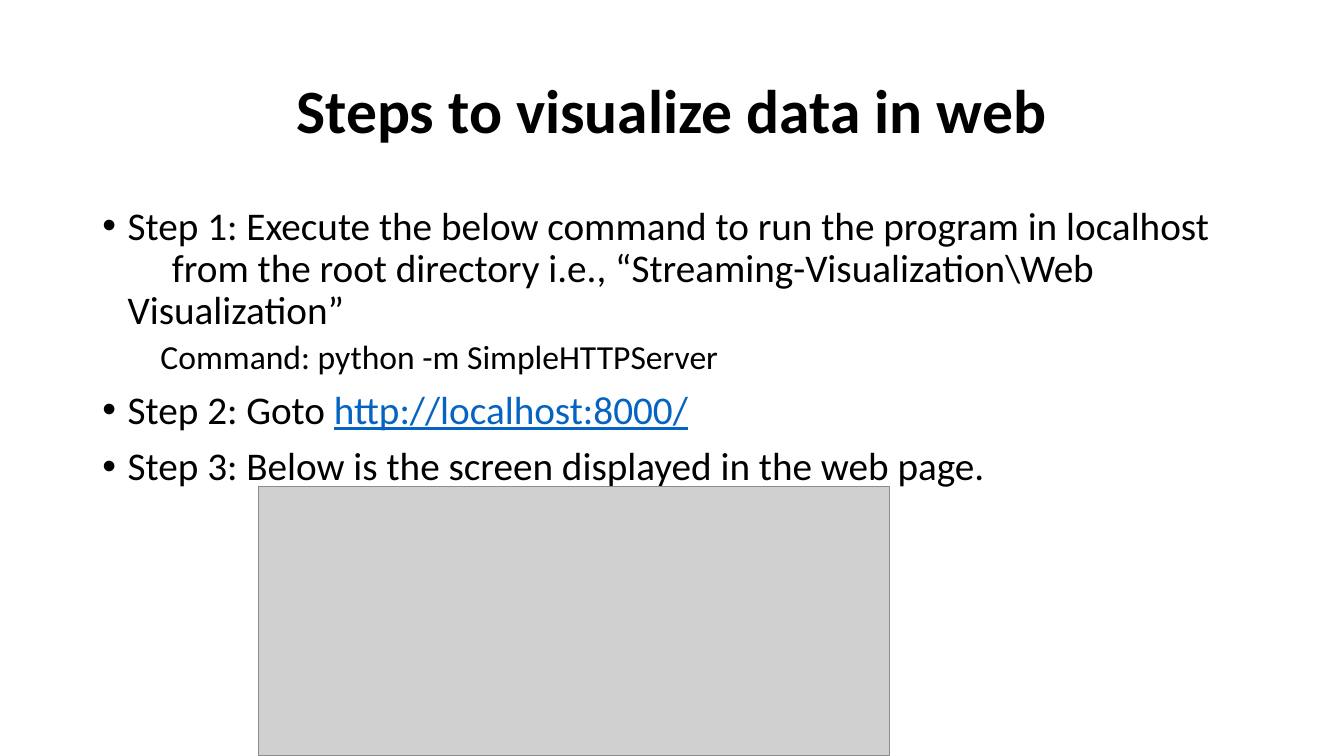
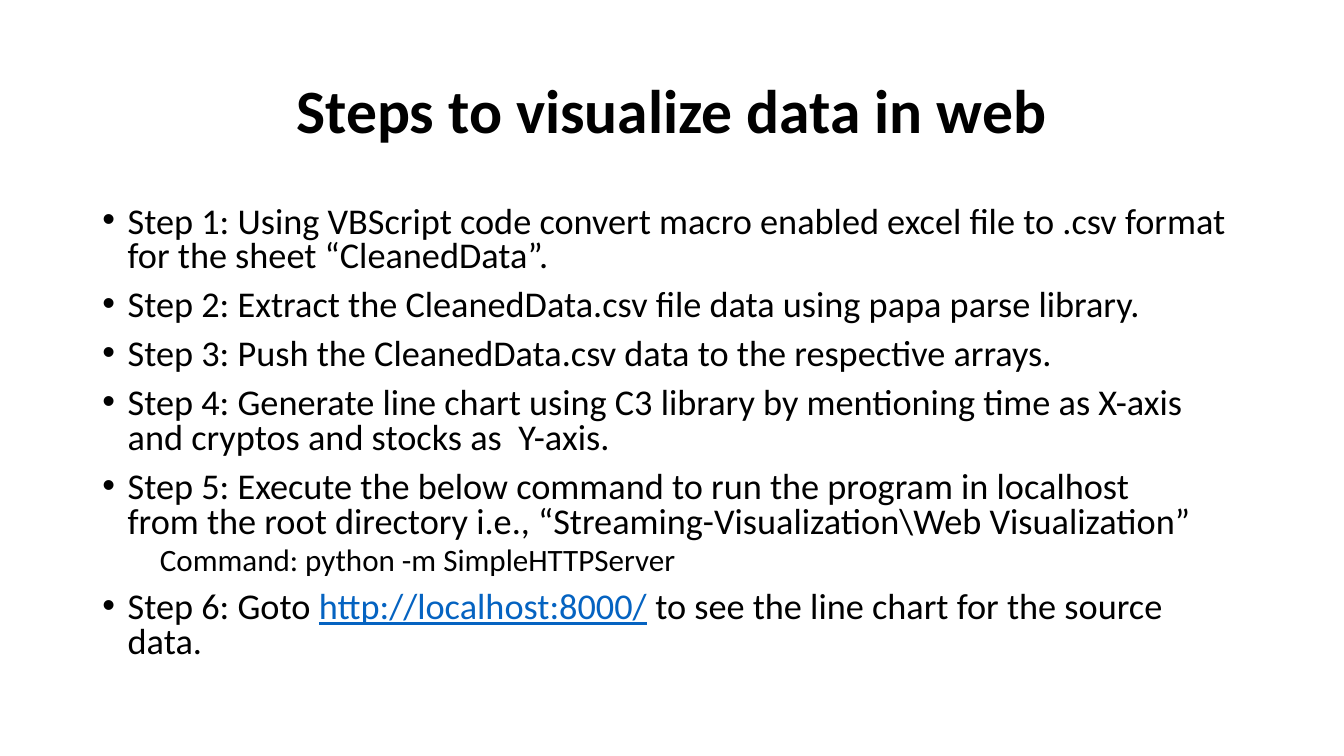
Before and after one commit to bandiajay/DataStreamingVisualization, a slide deck: slide 3 of Video_PPT.pptx. Drawn at 1344x756 pixels with LibreOffice and Linux fonts; fonts in the diff are those of the drawing; grey boxes stand for pictures. Boxes give left, top, right and bottom in pixels: in the first picture for what was removed or moved away, otherwise in the second. Text is boxed around its words. In the diff, an @@ line names an element or a change of style, - is before the commit and + after.

Commit message:
Video_PPT.pptx has been updated for web visualization

```diff
--- a/Video_PPT.pptx
+++ b/Video_PPT.pptx
@@ text at <box>128,208,1225,541</box>: text changed; size 28 to 25.9 pt @@
-• Step 1: Execute the below command to run the program in localhost from the root directory i.e., “Streaming-Visualization\Web Visualization”
+• Step 1: Using VBScript code convert macro enabled excel file to .csv format for the sheet “CleanedData”.
+• Step 2: Extract the CleanedData.csv file data using papa parse library.
+• Step 3: Push the CleanedData.csv data to the respective arrays.
+• Step 4: Generate line chart using C3 library by mentioning time as X-axis and cryptos and stocks as Y-axis.
+• Step 5: Execute the below command to run the program in localhost from the root directory i.e., “Streaming-Visualization\Web Visualization”
@@ picture removed at <box>259,487,890,756</box> @@
@@ text at <box>160,549,675,576</box>: size 24 to 22.2 pt in "Command: python -m SimpleHTTPServer"; line spacing 0.9 to 0.8 @@
@@ text at <box>128,593,1162,655</box>: text changed; size 28 to 25.9 pt @@
-• Step 2: Goto http://localhost:8000/
-• Step 3: Below is the screen displayed in the web page.
+• Step 6: Goto http://localhost:8000/ to see the line chart for the source data.
```
